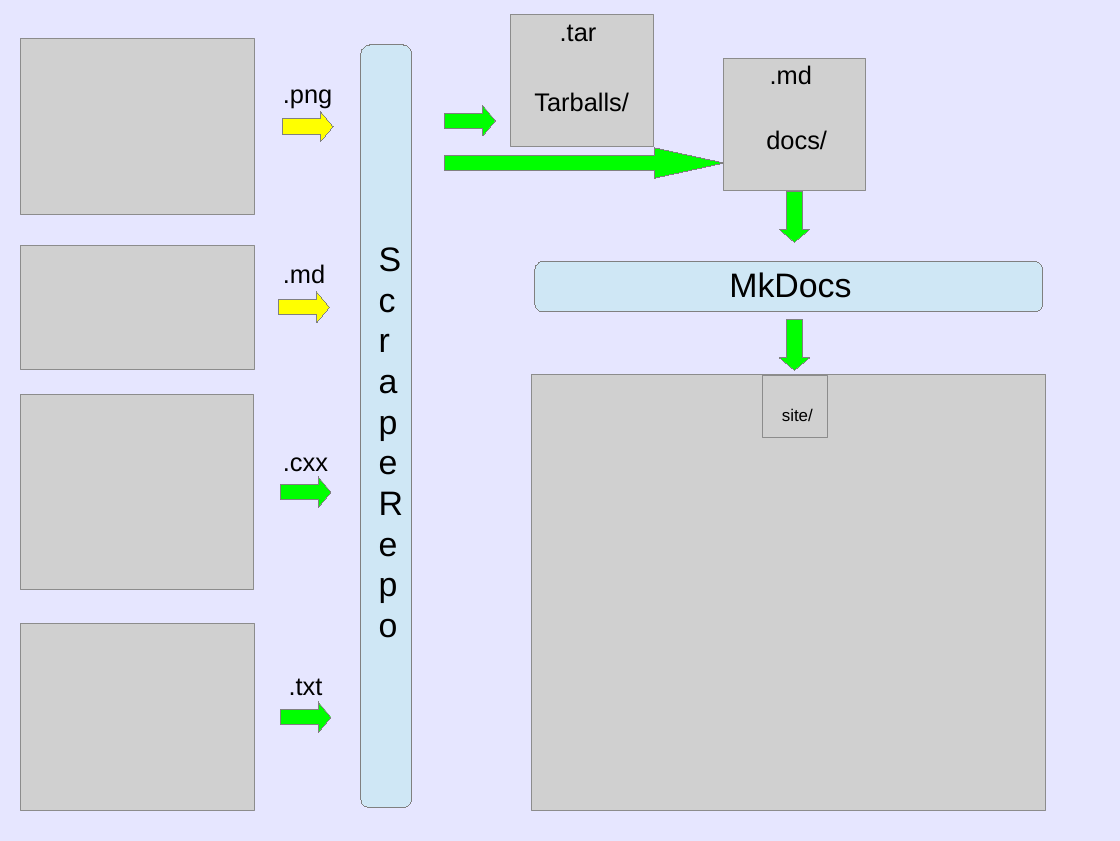
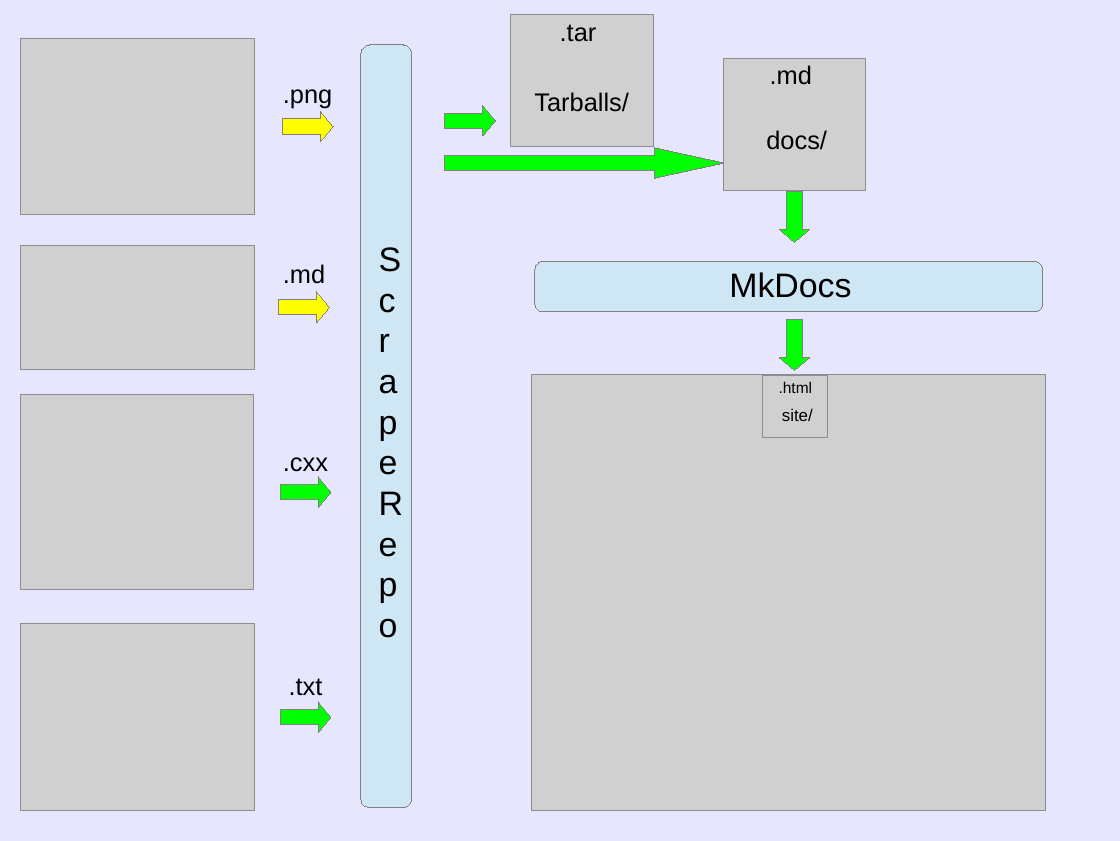
Before and after one commit to lorensen/VTKExamples, a slide deck: slide 1 of src/Artifacts/ScrapeRepo.odp. Drawn at 1120x841 pixels with LibreOffice and Linux fonts; fonts in the diff are those of the drawing; grey boxes stand for pictures. Boxes give left, top, right and bottom in pixels: in the first picture for what was removed or moved away, otherwise in the second. Text is boxed around its words. In the diff, an @@ line names an element or a change of style, - is before the commit and + after.

```diff
--- a/src/Artifacts/ScrapeRepo.odp
+++ b/src/Artifacts/ScrapeRepo.odp
@@ text added at (779, 381, 813, 393), 11 pt, text #000000 @@
+.html
```
Also in this commit, not shown: 1 other file.
